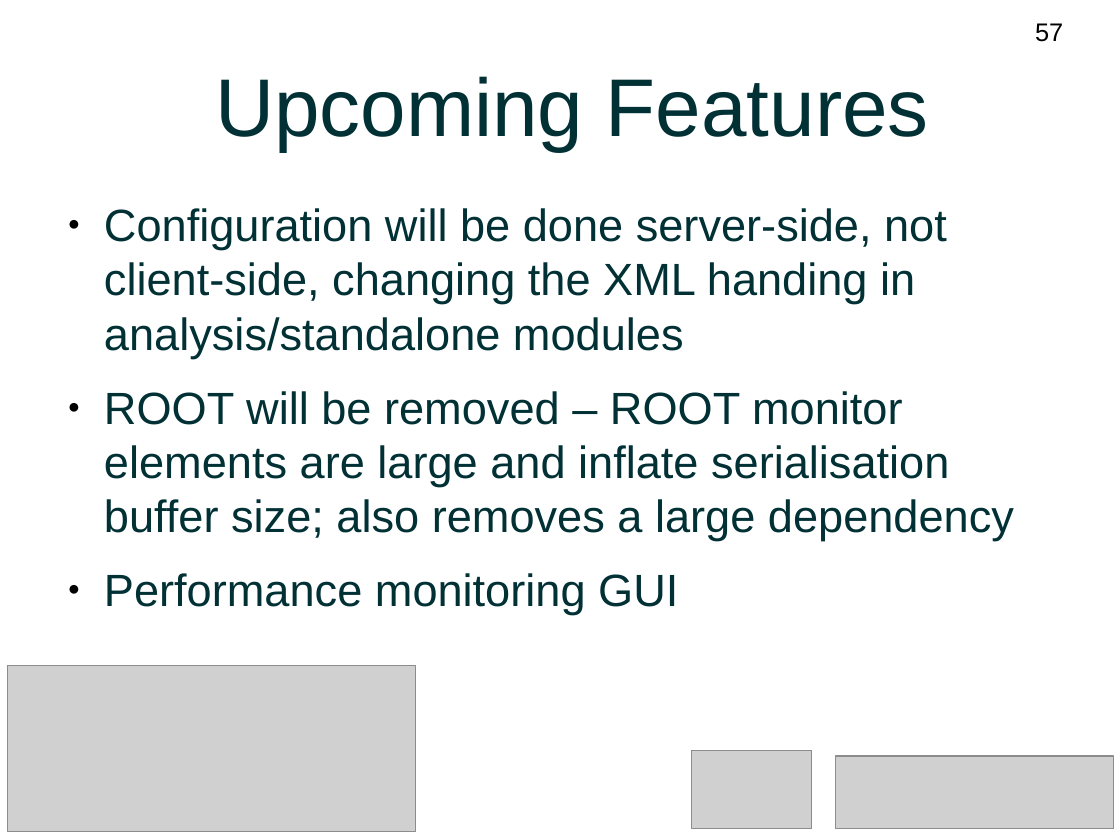
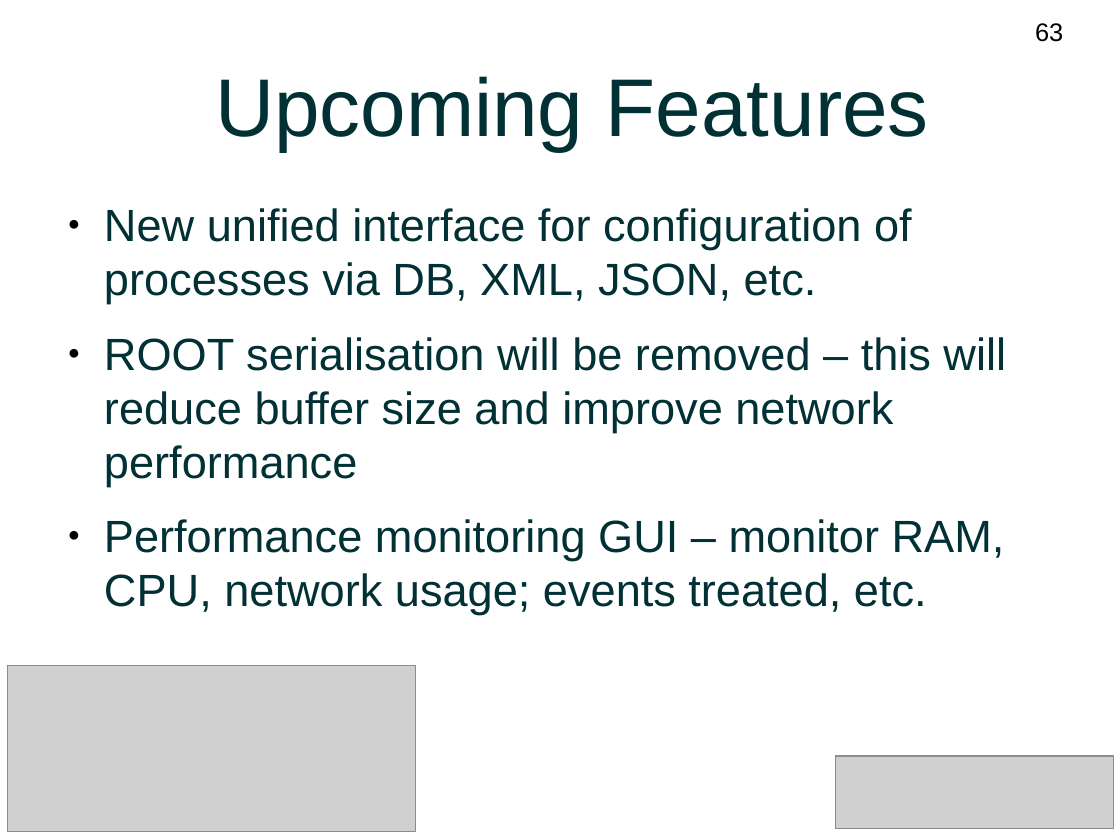
Before and after one commit to DQM4HEP/DQM4HEP-Workshop, a slide deck: slide 63 of BTTB2017-materials/Tutorial.odp (slide 57 before the commit). Drawn at 1120x840 pixels with LibreOffice and Linux fonts; fonts in the diff are those of the drawing; grey boxes stand for pictures. Boxes give left, top, right and bottom in pixels: in the first picture for what was removed or moved away, otherwise in the second. Text is boxed around its words. In the diff, an @@ line names an element or a change of style, - is before the commit and + after.

Commit message:
Added monitor GUI guide and incorporated feedback from Antoine

```diff
--- a/BTTB2017-materials/Tutorial.odp
+++ b/BTTB2017-materials/Tutorial.odp
@@ page number at box(1035, 23, 1063, 42): text changed @@
-57
+63
@@ text at box(104, 208, 1006, 615): text changed @@
-● Configuration will be done server-side, not client-side, changing the XML handing in analysis/standalone modules
-● ROOT will be removed – ROOT monitor elements are large and inflate serialisation buffer size; also removes a large dependency
-● Performance monitoring GUI
+● New unified interface for configuration of processes via DB, XML, JSON, etc.
+● ROOT serialisation will be removed – this will reduce buffer size and improve network performance
+● Performance monitoring GUI – monitor RAM, CPU, network usage; events treated, etc.
@@ picture removed at box(692, 751, 812, 829) @@
```
Also in this commit, not shown: 61 other slides changed, 7 slides added, 1 slide removed.
